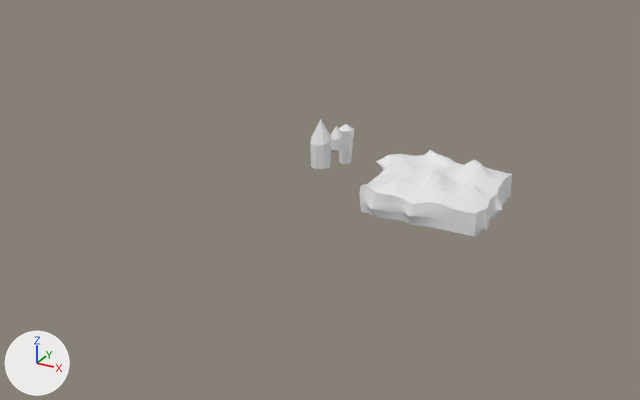
A saved change to the Blender file NaturalCrystalsv01.blend.
Camera for both pictures: a 50 mm camera at (17.2, -33.7, 14.8) aimed at (-0.5, -1.4, -1.3). Every picture has the same lights, and +X, +Y and +Z are marked at lower left.
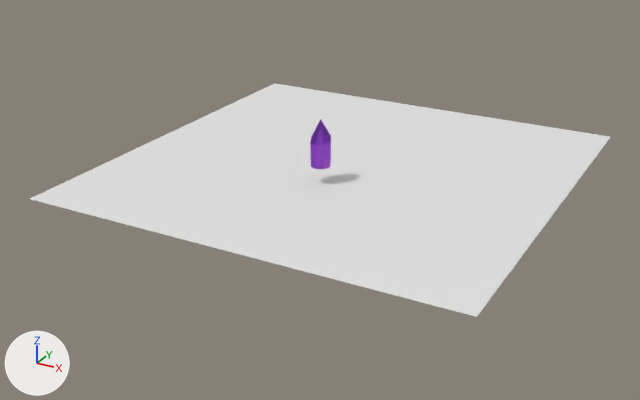
Commit message: Add some crystal materials

Where the newer file only moved an object's origin or applied its transform, the numbers keep the older frame.

What differs and where, as boxes (x1, y1, x2, y2) in the pictures (640 x 400 px):
'Plane.002', added: after (30, 83, 610, 317)
'Cube', hidden: before (360, 150, 512, 237)
'Cylinder.001', recoloured (grey to purple): (310, 119, 331, 169) in both
'Cylinder', hidden: before (339, 124, 354, 164)
'Cylinder.002', hidden: before (331, 125, 343, 154)

The change, as a list of edits to the scene's bpy script:
```text
Add mat_crystal1:
    mat_crystal1 = bpy.data.materials.new('Crystal1')
    mat_crystal1.use_nodes = True; mat_crystal1.node_tree.nodes.clear()
    _N = mat_crystal1.node_tree.nodes; _L = mat_crystal1.node_tree.links
    n0 = _N.new('ShaderNodeBsdfGlass'); n0.name = 'Glass BSDF'
    n0.distribution = 'BECKMANN'
    n0.inputs[0].default_value = (0.679, 0.239, 1.0, 1.0)  # 'Color', purple #d786ff
    n0.inputs[1].default_value = 0.429  # 'Roughness'
    n0.inputs[2].default_value = 3.0  # 'IOR'
    n1 = _N.new('ShaderNodeOutputMaterial'); n1.name = 'Material Output'
    _L.new(n0.outputs[0], n1.inputs[0])  # 'BSDF' to 'Surface'
Change me_cylinder_002:
    where me_cylinder_002.from_pydata(...)  # 18 vertices, 24 faces; spans x -0.47..0.47, y -0.45..0.45, z 0.61..2.9
    add me_cylinder_002.materials.append(mat_crystal1)
Add me_plane_002:
    me_plane_002.from_pydata([(-1.0, -1.0, 0.0), (1.0, -1.0, 0.0), (-1.0, 1.0, 0.0), (1.0, 1.0, 0.0)], [], [(0, 1, 3, 2)])
Change ob_cube:
    add ob_cube.hide_viewport = True
Change ob_cylinder:
    add ob_cylinder.hide_viewport = True
Change ob_cylinder_002:
    add ob_cylinder_002.hide_viewport = True
Add ob_plane_002:
    ob_plane_002 = bpy.data.objects.new('Plane.002', me_plane_002)
    ob_plane_002.location = (0.0, 0.0, 0.0)
    ob_plane_002.scale = (9.79, 9.79, 9.79)
```
